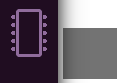
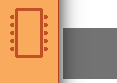
Before/after of a 117 × 83 layered artwork. What changed in the layer stack:
hid group "dark purple" (3 layers) over [0, 0, 58, 83]
showed group "orange" (5 layers) over [0, 0, 59, 83]
painted on "mem" over [10, 8, 48, 58]
